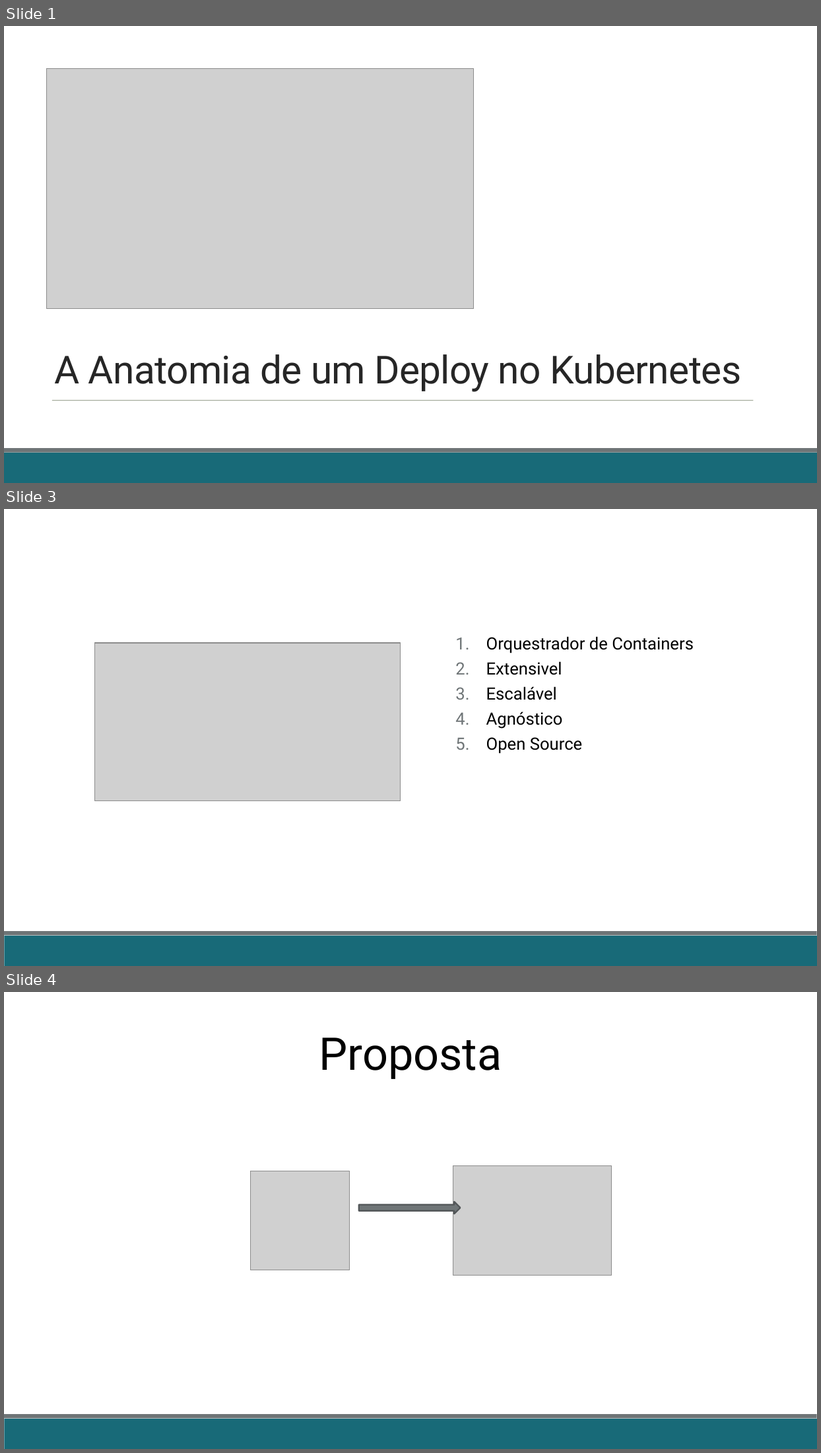
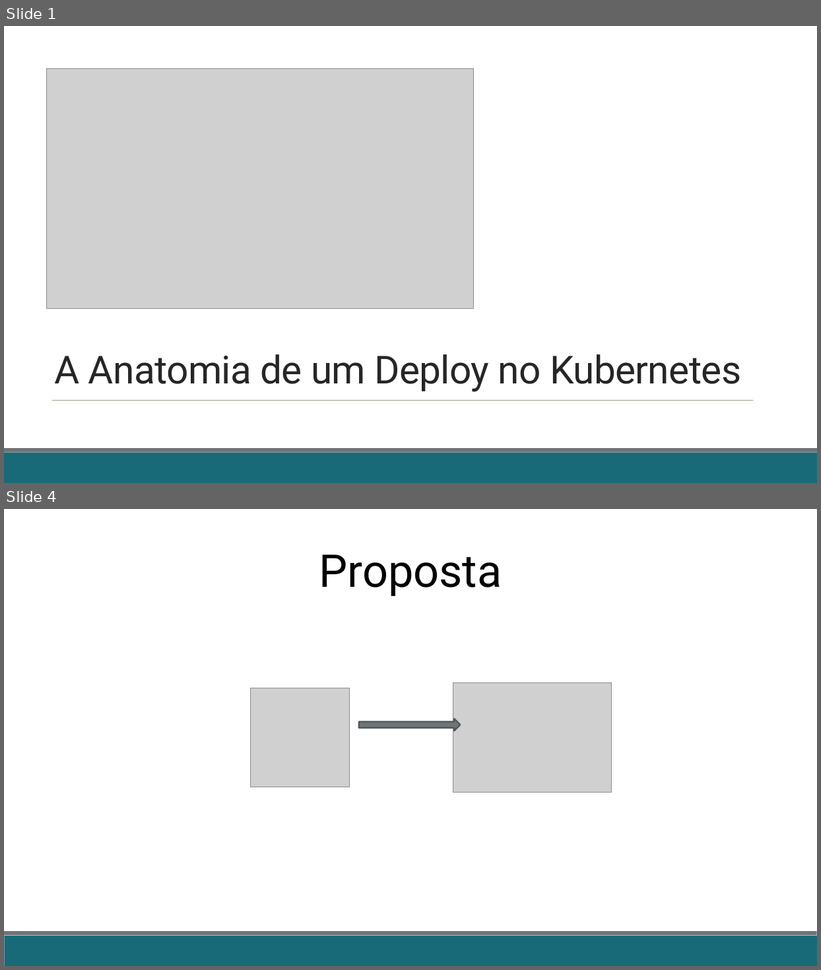
Before and after one commit to fabricioveronez/ApresentacaoAnatomiaDeployK8S, a slide deck: docs/AnatomiaDeployK8S.pptx. Shown one above the other, each under a label of ours: slides 1, 3 and 4 before the commit, slides 1 and 4 after it; the slides between them are not shown. The pictures are 821x1453 and 821x970 pixels, drawn with LibreOffice and Linux fonts; fonts in the diff are those of the drawing; grey boxes stand for pictures. Boxes give left, top, right and bottom in pixels: in the first picture for what was removed or moved away, otherwise in the second. Text is boxed around its words. In the diff, an @@ line names an element or a change of style, - is before the commit and + after.

```diff
--- a/docs/AnatomiaDeployK8S.pptx
+++ b/docs/AnatomiaDeployK8S.pptx
@@ slide 3 removed at [4, 509, 817, 966], background #FFFFFF; not listed: 2 template elements that a slide beside it also shows @@
@@ picture removed at [95, 643, 401, 802] @@
@@ text removed at [486, 636, 694, 754] @@
-1. Orquestrador de Containers
-2. Extensivel
-3. Escalável
-4. Agnóstico
-5. Open Source
```
Also in this commit, not shown: 1 slide changed, 1 slide added.
